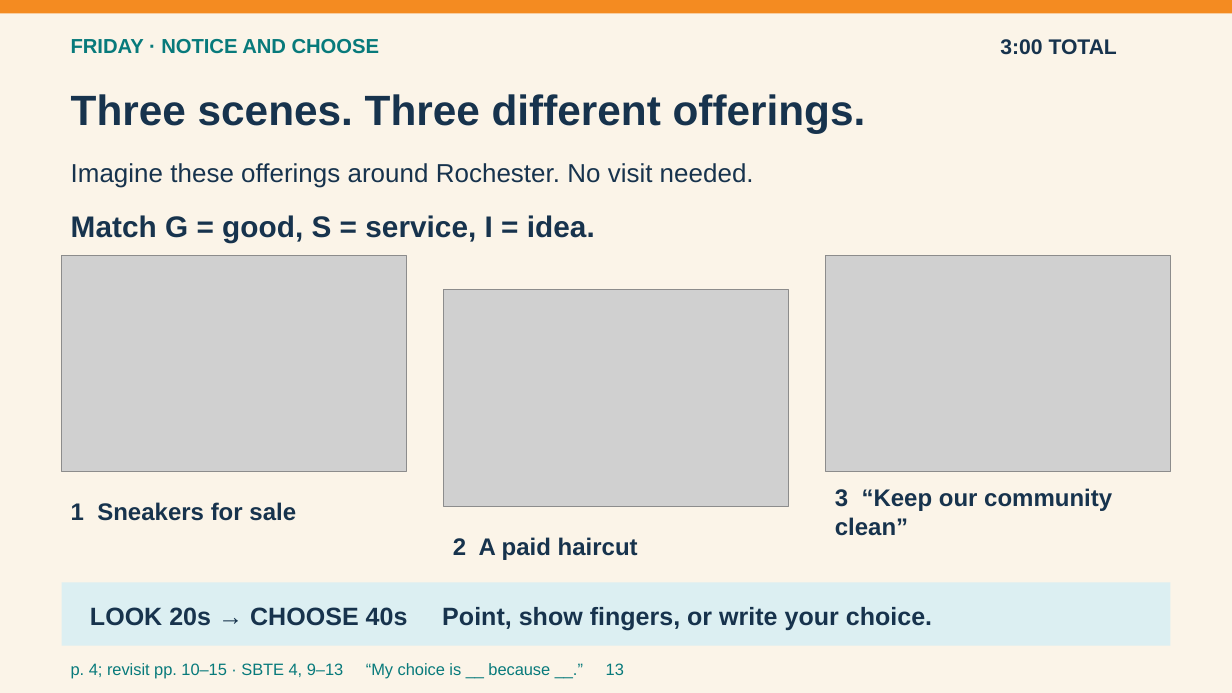
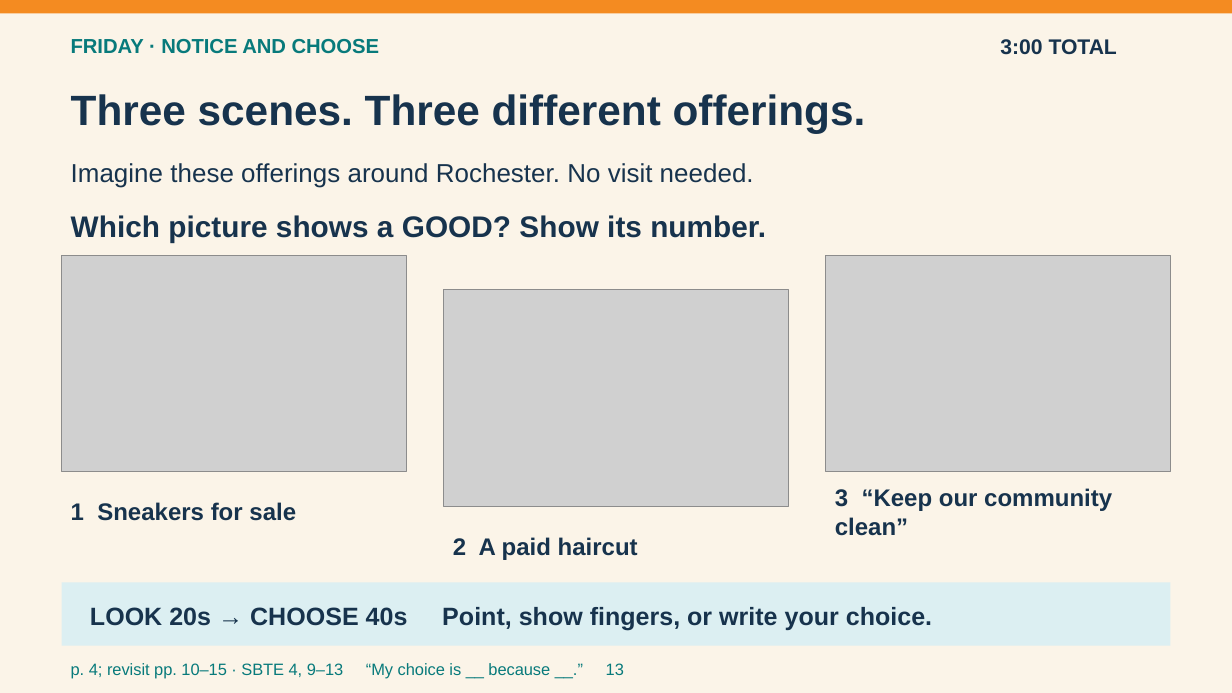
Before and after one commit to pzg8794/teaching-placement, a slide deck: slide 13 of second-placement/planning/2026-09-21-to-25/2026-09-21-to-25-Entry-Routines-Visual-v3.pptx. Drawn at 1232x693 pixels with LibreOffice and Linux fonts; fonts in the diff are those of the drawing; grey boxes stand for pictures. Boxes give left, top, right and bottom in pixels: in the first picture for what was removed or moved away, otherwise in the second. Text is boxed around its words. In the diff, an @@ line names an element or a change of style, - is before the commit and + after.

```diff
--- a/second-placement/planning/2026-09-21-to-25/2026-09-21-to-25-Entry-Routines-Visual-v3.pptx
+++ b/second-placement/planning/2026-09-21-to-25/2026-09-21-to-25-Entry-Routines-Visual-v3.pptx
@@ text at [71, 215, 766, 242]: text changed @@
-Match G = good, S = service, I = idea.
+Which picture shows a GOOD? Show its number.
```
Also in this commit, not shown: 7 other slides changed, 4 other files.
